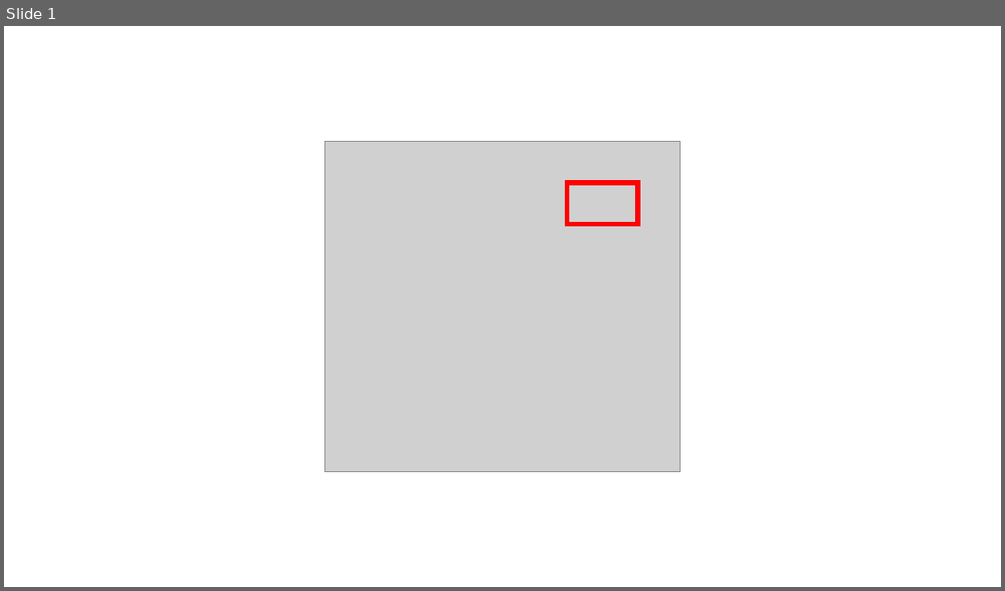
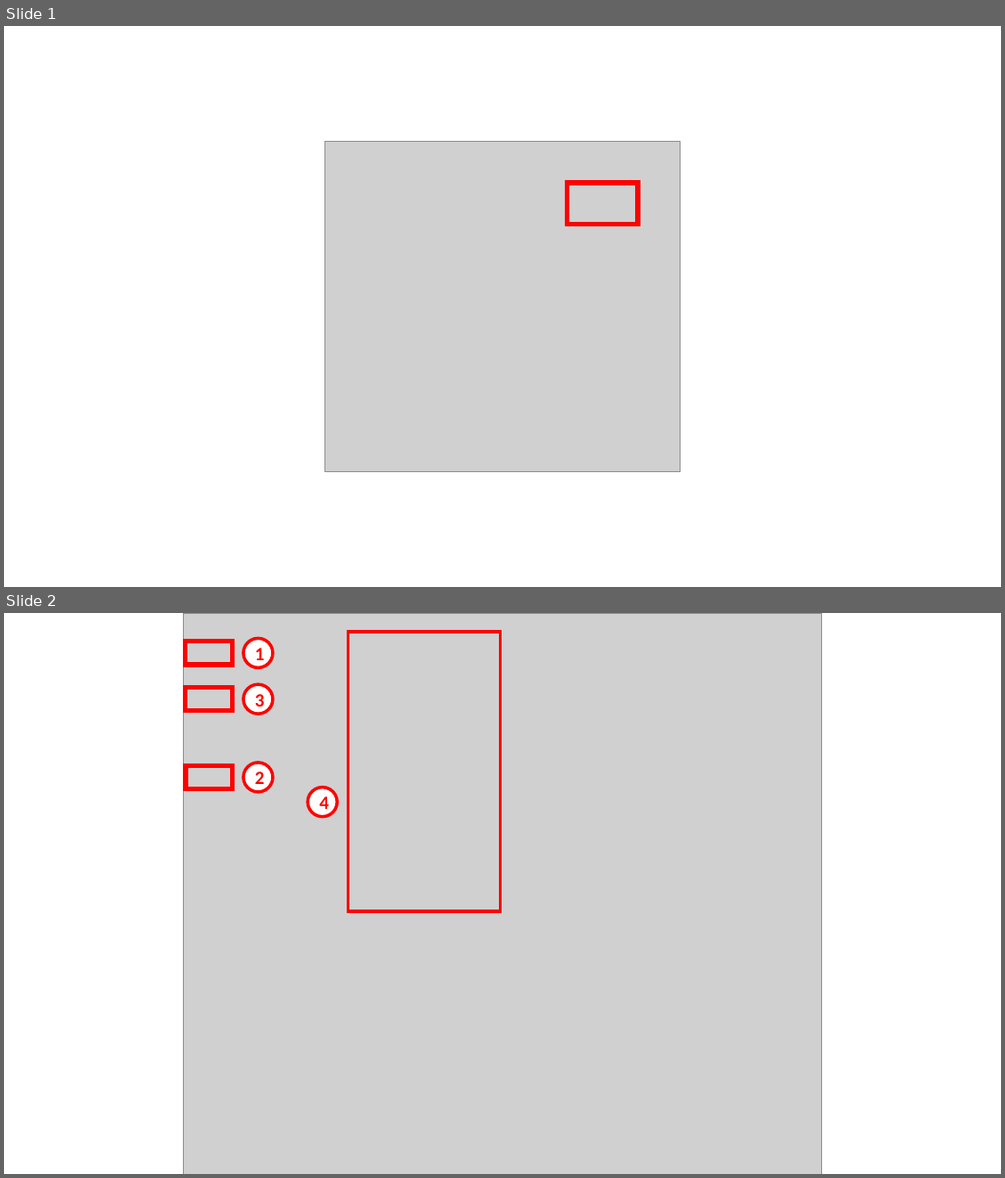
Before and after one commit to xpessoles/TP_Documents_PSI, a slide deck: 23_Plateforme6Axes/22_ImprimanteI3D.pptx. Shown one above the other, each under a label of ours: slide 1 before the commit, slides 1 and 2 after it. The pictures are 1005x591 and 1005x1178 pixels, drawn with LibreOffice and Linux fonts; fonts in the diff are those of the drawing; grey boxes stand for pictures. Boxes give left, top, right and bottom in pixels: in the first picture for what was removed or moved away, otherwise in the second. Text is boxed around its words. In the diff, an @@ line names an element or a change of style, - is before the commit and + after.

```diff
--- a/23_Plateforme6Axes/22_ImprimanteI3D.pptx
+++ b/23_Plateforme6Axes/22_ImprimanteI3D.pptx
@@ slide 2 added at [4, 613, 1001, 1174], background #FFFFFF @@
@@ picture added at [184, 613, 821, 1174] @@
@@ ellipse added at [243, 639, 273, 667], fill #FFFFFF, outline #FF0000 3 pt, 18 pt, text #FF0000, bold @@
+1
@@ rectangle added at [348, 632, 501, 911], outline #FF0000 3 pt @@
@@ rectangle added at [186, 641, 233, 665], outline #FF0000 4.5 pt @@
@@ rectangle added at [186, 687, 233, 710], outline #FF0000 4.5 pt @@
@@ ellipse added at [243, 684, 273, 714], fill #FFFFFF, outline #FF0000 3 pt, 18 pt, text #FF0000, bold @@
+3
@@ rectangle added at [186, 765, 233, 788], outline #FF0000 4.5 pt @@
@@ ellipse added at [243, 763, 273, 792], fill #FFFFFF, outline #FF0000 3 pt, 18 pt, text #FF0000, bold @@
+2
@@ ellipse added at [307, 787, 337, 817], fill #FFFFFF, outline #FF0000 3 pt, 18 pt, text #FF0000, bold @@
+4
```
Also in this commit, not shown: 1 other slide added, 1 slide removed.
